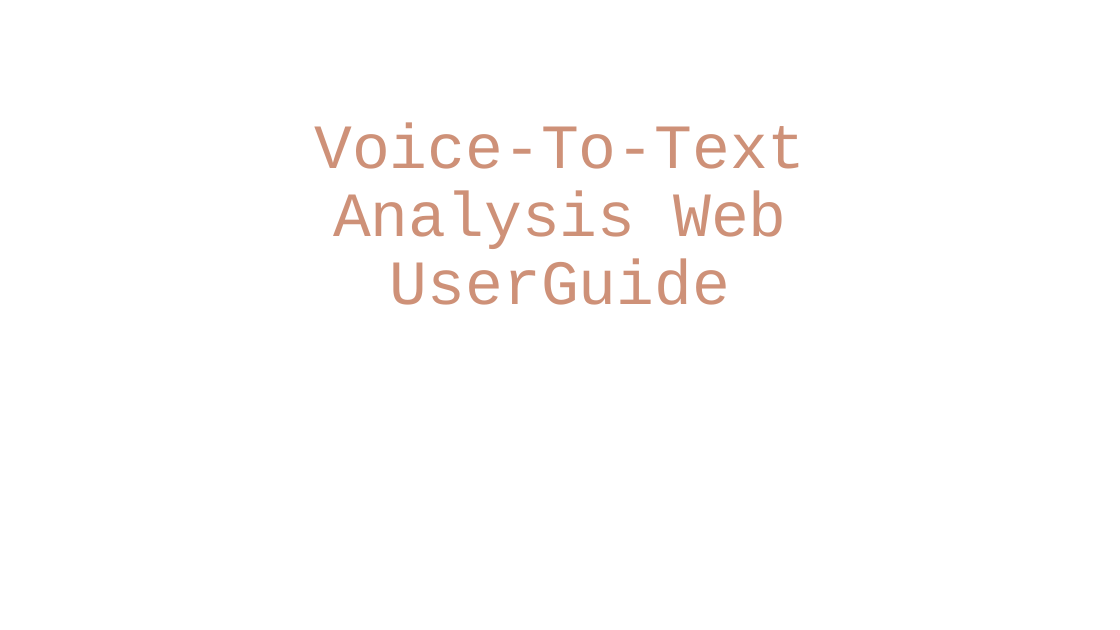
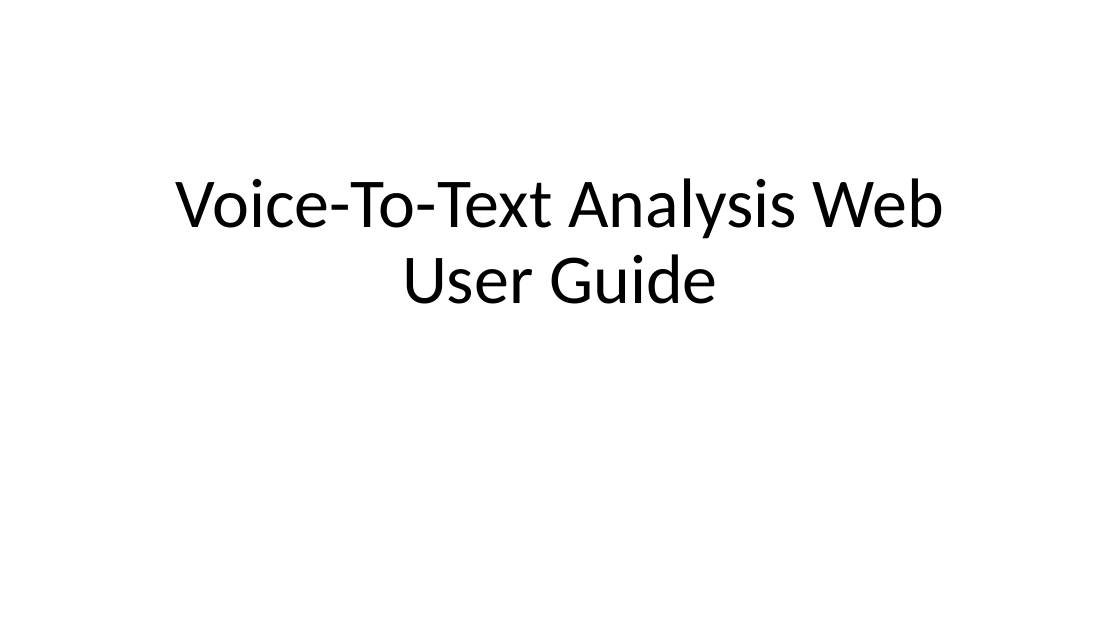
Before and after one commit to ZirconiumZr/UOB_SIT, a slide deck: slide 1 of uob_website/analysis/utils/Voice_To_Text_Analysis_Web_UserGuide.pptx. Drawn at 1120x630 pixels with LibreOffice and Linux fonts; fonts in the diff are those of the drawing. Boxes give left, top, right and bottom in pixels: in the first picture for what was removed or moved away, otherwise in the second. Text is boxed around its words. In the diff, an @@ line names an element or a change of style, - is before the commit and + after.

```diff
--- a/uob_website/analysis/utils/Voice_To_Text_Analysis_Web_UserGuide.pptx
+++ b/uob_website/analysis/utils/Voice_To_Text_Analysis_Web_UserGuide.pptx
@@ title at (175,178,944,304): text changed; size 54 to 60 pt; font Courier New to Calibri; text colour #CE9178 to #000000 @@
-Voice-To-Text Analysis Web UserGuide
+Voice-To-Text Analysis Web User Guide
```
Also in this commit, not shown: 1 other slide changed, 13 slides added, 1 other file.
